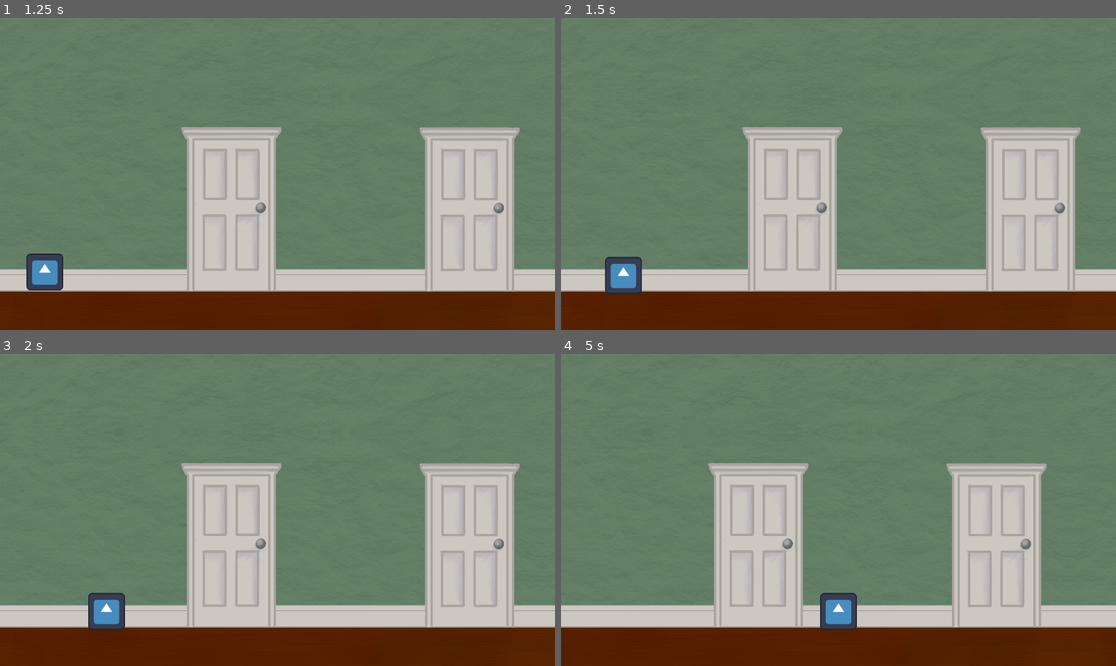
Above: before the commit, frames 1-4 (two rows, left to right).
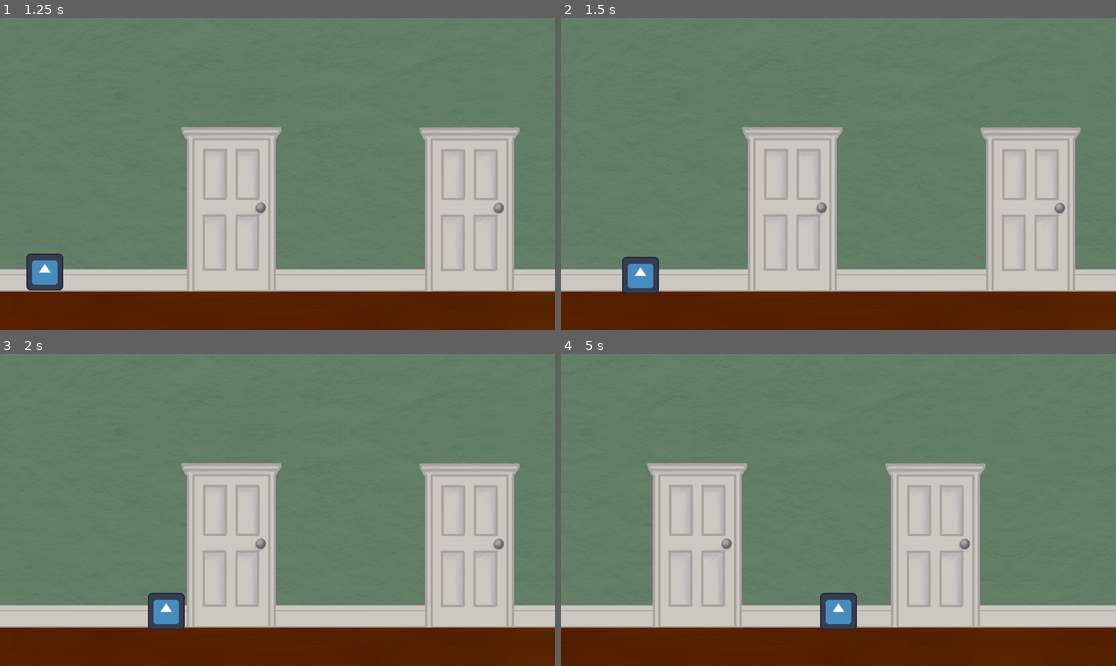
Above: after the commit, the same moments.

Repository: KeyraWebb/room-loop
Game: Godot game, scene res://Menus/main_menu.tscn
The game is run twice, just before and just after one commit, with the same random seed, the same clock (stepped at 60 frames per second) and the same inputs. The engine's default icon, where the game draws it, is replaced by a stand-in: a white triangle on a blue panel in a dark square.
Inputs (mouse positions are in pixels of both pictures, inside the frame that each line leads up to):
- Up to frame 1 (1.25 s): click "Play" at 0.5 s
- Up to frame 2 (1.5 s): move the mouse to (960, 158) at 1.27 s; press the mouse at (960, 158) at 1.28 s; hold D (Right) from 1.28 s (still down)
- Up to frame 3 (2 s): keep holding D (Right)
- Up to frame 4 (5 s): move the mouse to (727, 525) at 2.02 s; release the mouse at (727, 525) at 2.03 s; click (727, 525) at 2.1 s; move the mouse to (894, 441) at 2.77 s; release D (Right) at 2.78 s; press the mouse at (894, 441) at 2.78 s; hold A (Left) 2.78-3.53 s; move the mouse to (810, 572) at 3.52 s; release the mouse at (810, 572) at 3.53 s; hold D (Right) from 3.53 s (still down); click (810, 572) at 3.6 s; tap Enter at 4.25 s; move the mouse to (1005, 556) at 4.27 s; press the mouse at (1005, 556) at 4.28 s

Frame 1 is identical in both runs. In frame 2, 0.9% of the frame differs, in the area x 7-18%, y 76-89%; in frame 3, 1.6%; in frame 4, 23%, in the area x 15-88%, y 34-88%.

Commit message:
added cursors

Diff:
--- a/Levels/level one.tscn
+++ b/Levels/Level One/level one.tscn
@@ -1,13 +1,8 @@
-[gd_scene load_steps=7 format=3 uid="uid://bgg5l6ildp86c"]
+[gd_scene load_steps=5 format=3 uid="uid://bgg5l6ildp86c"]
 
-[ext_resource type="Script" uid="uid://deil2m0cfl7n2" path="res://Levels/player.gd" id="1_6qgaj"]
-[ext_resource type="Texture2D" uid="uid://yadgks1tte4r" path="res://Assets/images/backgrounds/door.png" id="2_4ipp5"]
-[ext_resource type="Texture2D" uid="uid://11aqbaova7k5" path="res://icon.svg" id="2_23imw"]
-[ext_resource type="Texture2D" uid="uid://dgiu2e4nogsyr" path="res://Assets/images/backgrounds/wallpaper.png" id="3_23imw"]
-
-[sub_resource type="CapsuleShape2D" id="CapsuleShape2D_4ipp5"]
-radius = 64.0
-height = 130.0
+[ext_resource type="Texture2D" uid="uid://dgiu2e4nogsyr" path="res://Assets/images/backgrounds/wallpaper.png" id="1_6uck5"]
+[ext_resource type="Texture2D" uid="uid://yadgks1tte4r" path="res://Assets/images/backgrounds/door.png" id="2_jyhei"]
+[ext_resource type="PackedScene" uid="uid://bfyxc880avvo" path="res://Objects/player.tscn" id="3_toxn4"]
 
 [sub_resource type="WorldBoundaryShape2D" id="WorldBoundaryShape2D_6qgaj"]
 
@@ -48,31 +43,22 @@
 [node name="Living Door" type="Sprite2D" parent="Doors"]
 position = Vector2(802, 658)
 scale = Vector2(0.75, 0.75)
-texture = ExtResource("2_4ipp5")
+texture = ExtResource("2_jyhei")
 
 [node name="Bedroom Door" type="Sprite2D" parent="Doors"]
 position = Vector2(2823, 656)
 scale = Vector2(0.75, 0.75)
-texture = ExtResource("2_4ipp5")
+texture = ExtResource("2_jyhei")
 
 [node name="Kitchen Door" type="Sprite2D" parent="Doors"]
 position = Vector2(1626, 659)
 scale = Vector2(0.75, 0.75)
-texture = ExtResource("2_4ipp5")
+texture = ExtResource("2_jyhei")
 
-[node name="Player" type="CharacterBody2D" parent="."]
+[node name="Player" parent="." instance=ExtResource("3_toxn4")]
 position = Vector2(155, 667)
-script = ExtResource("1_6qgaj")
-SPEED = 5.0
-
-[node name="Sprite2D" type="Sprite2D" parent="Player"]
-texture = ExtResource("2_23imw")
-
-[node name="CollisionShape2D" type="CollisionShape2D" parent="Player"]
-shape = SubResource("CapsuleShape2D_4ipp5")
 
 [node name="Camera2D" type="Camera2D" parent="Player"]
-position = Vector2(0, -119)
 limit_left = 0
 limit_top = 0
 limit_bottom = 1080
--- a/Menus/main_menu.gd
+++ b/Menus/main_menu.gd
@@ -1,7 +1,7 @@
 extends Control
 
 func _on_play_pressed() -> void:
-	get_tree().change_scene_to_file("res://Levels/level one.tscn")
+	get_tree().change_scene_to_file("res://Levels/Level One/level one.tscn")
 
 func _on_quit_pressed() -> void:
 	get_tree().quit()
--- a/Levels/player.gd
+++ b/Objects/player.gd
@@ -1,6 +1,7 @@
 extends CharacterBody2D
 
 
+@export var pointSpeed : float
 @export var SPEED : float
 var target
 var moving = false
@@ -13,7 +14,7 @@
 	#point and click
 	if moving:
 		if global_position.x != target.x:
-			global_position.x = move_toward(global_position.x, target.x, SPEED)
+			global_position.x = move_toward(global_position.x, target.x, pointSpeed)
 		else:
 			moving = false
 
--- /dev/null
+++ b/Objects/player.tscn
@@ -0,0 +1,19 @@
+[gd_scene load_steps=4 format=3 uid="uid://bfyxc880avvo"]
+
+[ext_resource type="Script" uid="uid://deil2m0cfl7n2" path="res://Objects/player.gd" id="1_3y5cq"]
+[ext_resource type="Texture2D" uid="uid://11aqbaova7k5" path="res://icon.svg" id="2_2i4gt"]
+
+[sub_resource type="CapsuleShape2D" id="CapsuleShape2D_4ipp5"]
+radius = 64.0
+height = 130.0
+
+[node name="Player" type="CharacterBody2D"]
+script = ExtResource("1_3y5cq")
+pointSpeed = 5.0
+SPEED = 300.0
+
+[node name="Sprite2D" type="Sprite2D" parent="."]
+texture = ExtResource("2_2i4gt")
+
+[node name="CollisionShape2D" type="CollisionShape2D" parent="."]
+shape = SubResource("CapsuleShape2D_4ipp5")
--- a/project.godot
+++ b/project.godot
@@ -20,6 +20,7 @@
 window/size/viewport_width=1920
 window/size/viewport_height=1080
 window/size/mode=2
+mouse_cursor/custom_image="uid://0cnt7y0qe13"
 
 [input]
 
Binary file added: Assets/images/cursors/interact cursor.png
Not shown, added: Assets/images/cursors/interact cursor.png.import
Binary file added: Assets/images/cursors/movement cursor.png
Not shown, added: Assets/images/cursors/movement cursor.png.import
Not shown: 1 places in Levels/Level One/level one.tscn that only renumber resources
Renamed: Levels/player.gd.uid -> Objects/player.gd.uid
